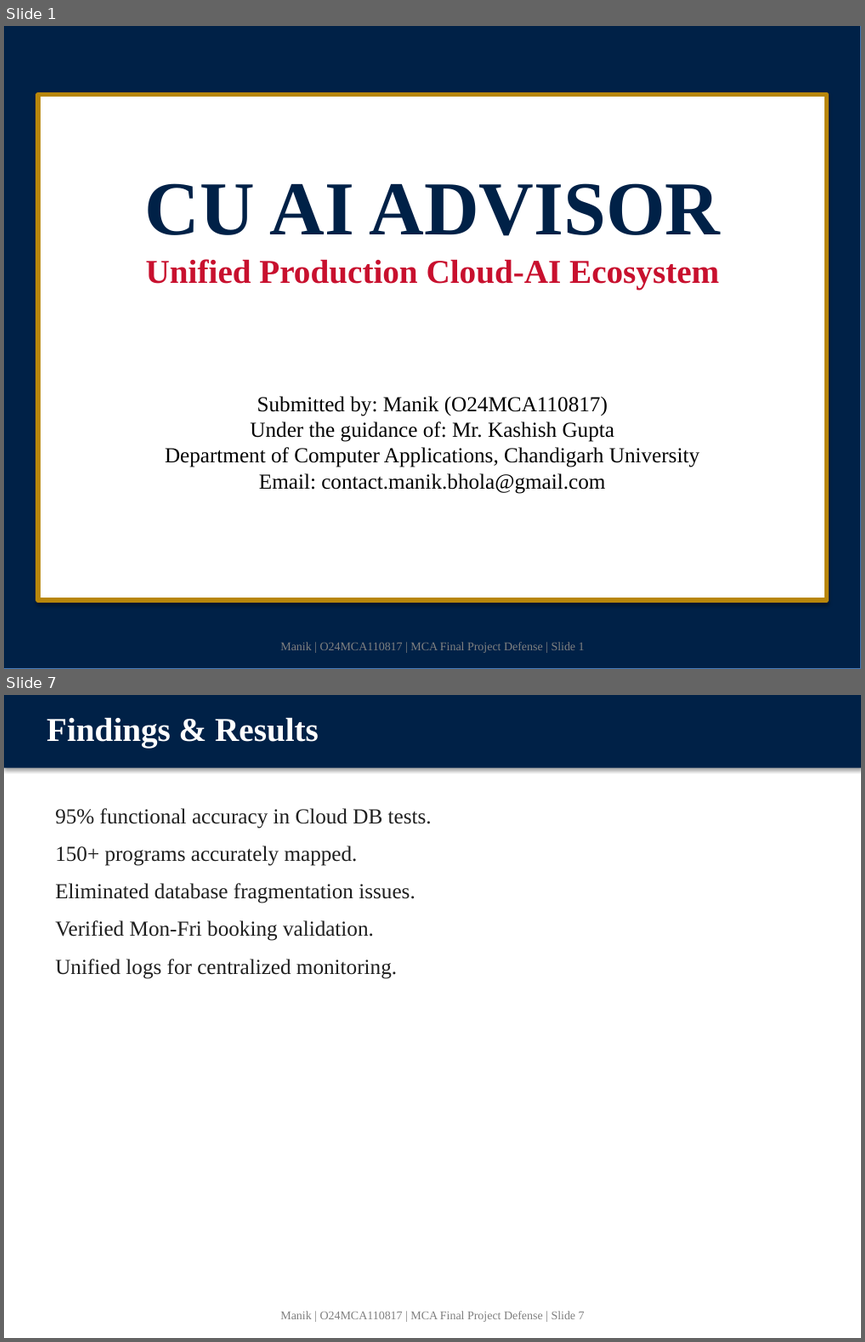
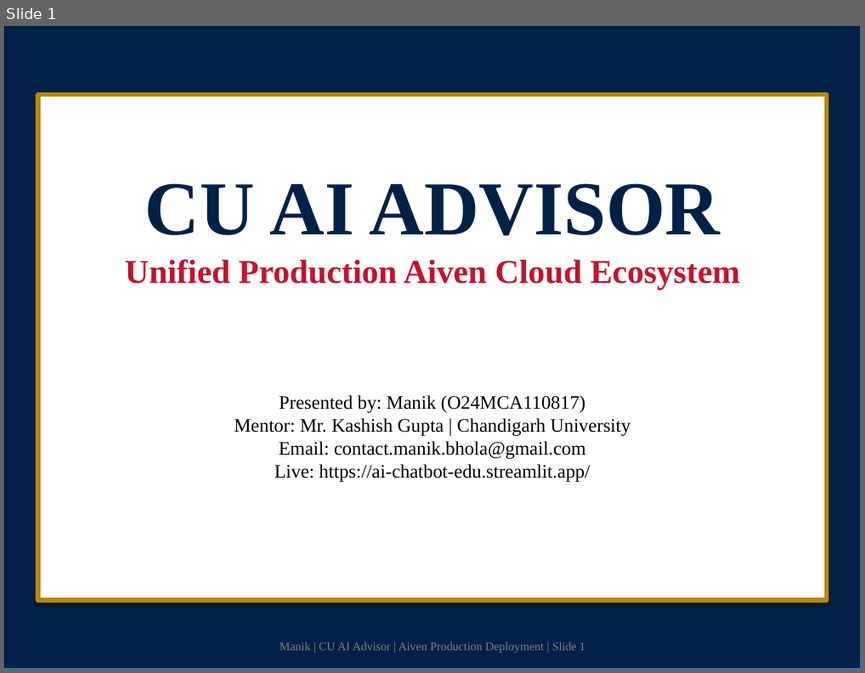
Before and after one commit to manikbholaji/ai-chatbot, a slide deck: CU_AI_Advisor_FINAL_MASTER.pptx. Shown one above the other, each under a label of ours: slides 1 and 7 before the commit, slide 1 after it; the slides between them are not shown. The pictures are 865x1342 and 865x673 pixels, drawn with LibreOffice and Linux fonts; fonts in the diff are those of the drawing. Boxes give left, top, right and bottom in pixels: in the first picture for what was removed or moved away, otherwise in the second. Text is boxed around its words. In the diff, an @@ line names an element or a change of style, - is before the commit and + after.

Commit message:
docs: finalize all deliverables with unified production architecture and Aiven cloud deployment details

```diff
--- a/CU_AI_Advisor_FINAL_MASTER.pptx
+++ b/CU_AI_Advisor_FINAL_MASTER.pptx
@@ slide 7 removed at bbox=[4, 695, 861, 1338], background #FFFFFF @@
@@ rectangle removed at bbox=[4, 695, 861, 768] @@
@@ text removed at bbox=[46, 717, 318, 747] @@
-Findings & Results
@@ text removed at bbox=[55, 808, 432, 979] @@
-95% functional accuracy in Cloud DB tests.
-150+ programs accurately mapped.
-Eliminated database fragmentation issues.
-Verified Mon-Fri booking validation.
-Unified logs for centralized monitoring.
@@ text removed at bbox=[280, 1310, 585, 1321] @@
-Manik | O24MCA110817 | MCA Final Project Defense | Slide 7
@@ slide 1 changed as well @@
@@ text at bbox=[125, 259, 740, 290]: text changed @@
-Unified Production Cloud-AI Ecosystem
+Unified Production Aiven Cloud Ecosystem
@@ text at bbox=[234, 395, 630, 482]: text changed; size 18 to 16 pt @@
-Submitted by: Manik (O24MCA110817)
-Under the guidance of: Mr. Kashish Gupta
-Department of Computer Applications, Chandigarh University
-Email: contact.manik.bhola@gmail.com
+Presented by: Manik (O24MCA110817)
+Mentor: Mr. Kashish Gupta | Chandigarh University
+Email: contact.manik.bhola@gmail.com
+Live: https://ai-chatbot-edu.streamlit.app/
@@ text at bbox=[279, 641, 585, 652]: text changed @@
-Manik | O24MCA110817 | MCA Final Project Defense | Slide 1
+Manik | CU AI Advisor | Aiven Production Deployment | Slide 1
```
Also in this commit, not shown: 1 other slide changed, 3 slides added, 8 other slides removed, 1 other file.
